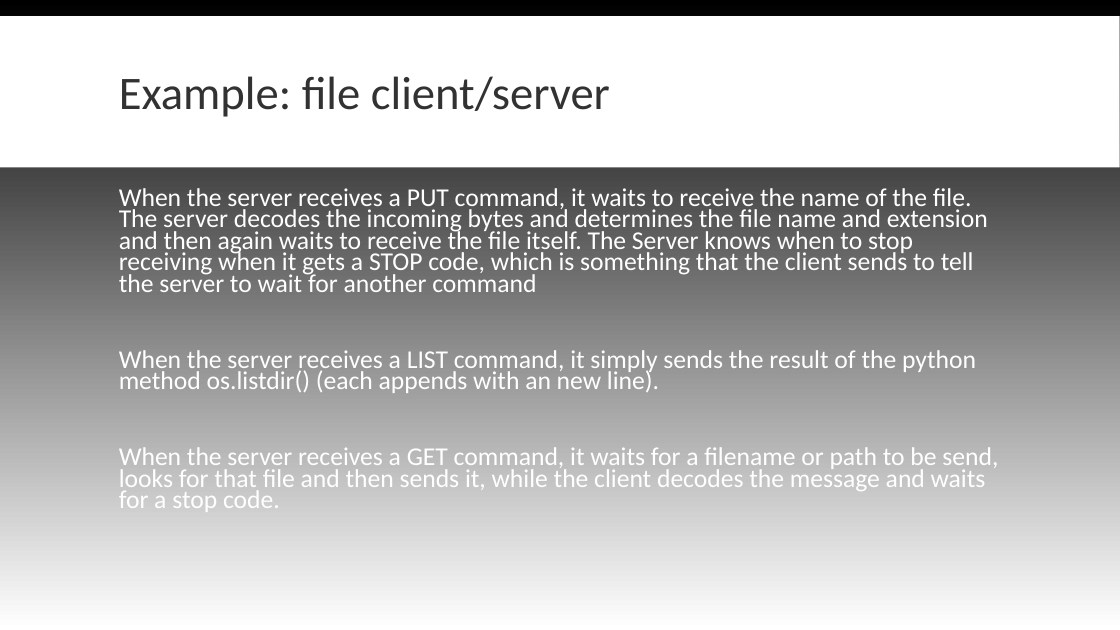
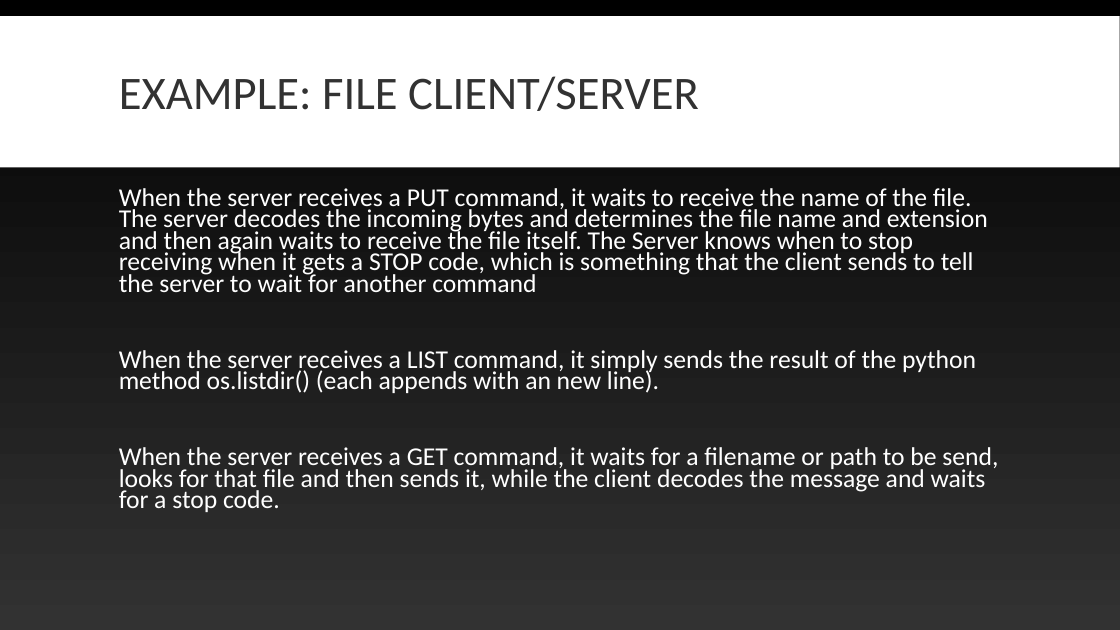
Before and after one commit to Blankpanda/chat_client, a slide deck: slide 29 of powerpoint/resources/Final Presentation Caleb Ellis.ppt. Drawn at 1120x630 pixels with LibreOffice and Linux fonts; fonts in the diff are those of the drawing. Boxes give left, top, right and bottom in pixels: in the first picture for what was removed or moved away, otherwise in the second. Text is boxed around its words. In the diff, an @@ line names an element or a change of style, - is before the commit and + after.

```diff
--- a/powerpoint/resources/Final Presentation Caleb Ellis.ppt
+++ b/powerpoint/resources/Final Presentation Caleb Ellis.ppt
@@ background gradient #000000 to #FFFFFF to gradient #000000 to #323232 @@
@@ title at (119,76,699,111): text changed @@
-Example: file client/server
+EXAMPLE: FILE CLIENT/SERVER
```
Also in this commit, not shown: 36 other slides changed, 2 slides added, 2 slides removed, 4 other files.
